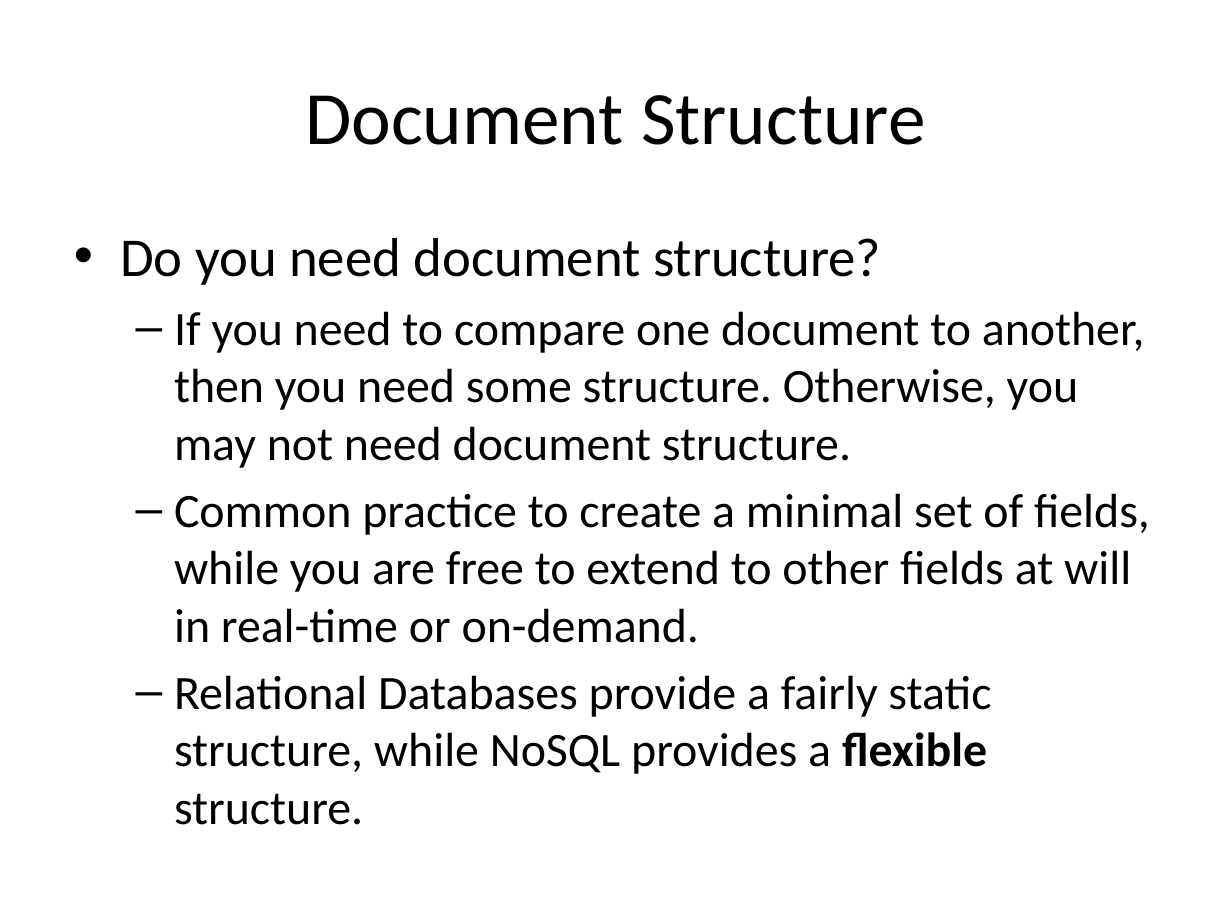
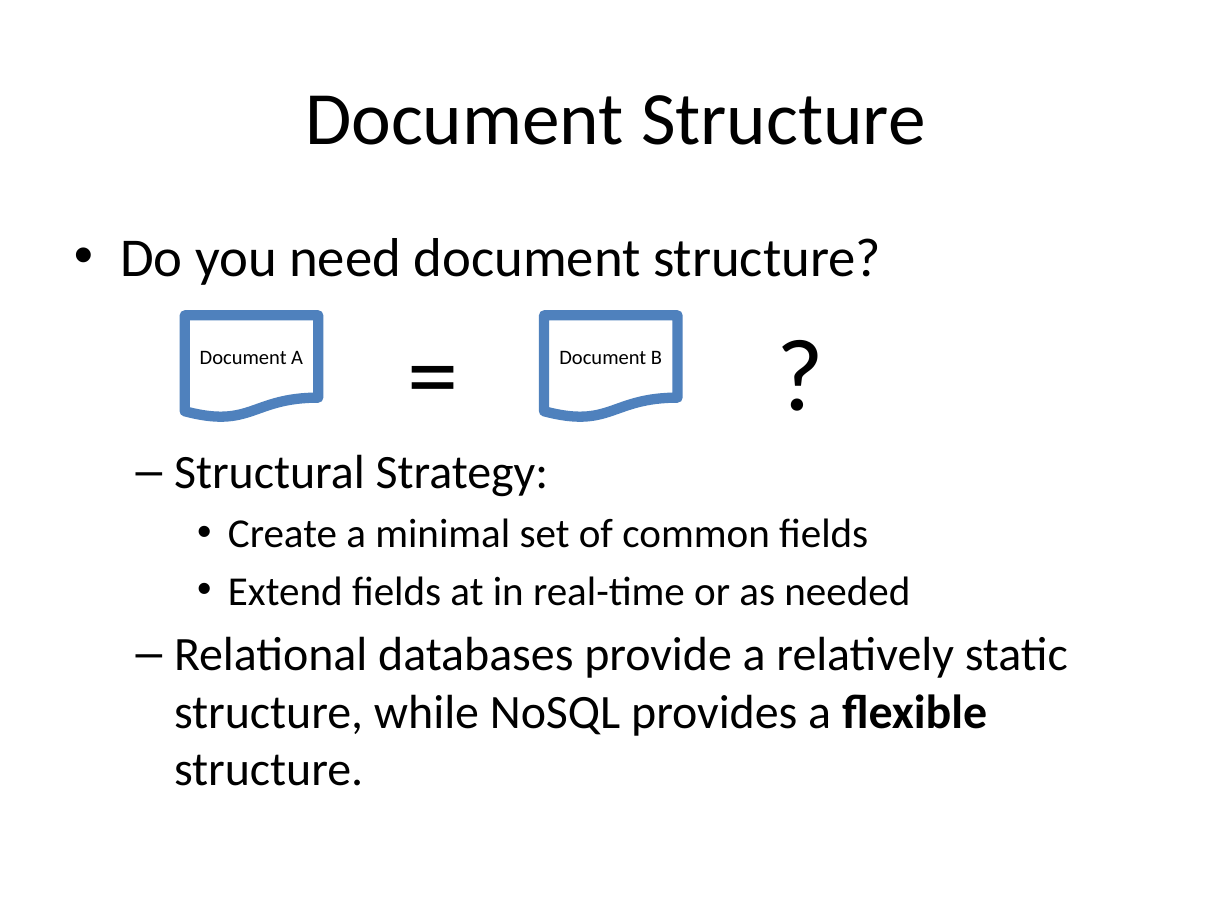
Before and after one commit to UUDeCART/NoSQL, a slide deck: slide 12 of NoSQL.pptx (slide 11 before the commit). Drawn at 1232x924 pixels with LibreOffice and Linux fonts; fonts in the diff are those of the drawing. Boxes give left, top, right and bottom in pixels: in the first picture for what was removed or moved away, otherwise in the second. Text is boxed around its words. In the diff, an @@ line names an element or a change of style, - is before the commit and + after.

Commit message:
Revised NoSQL Powerpoint

```diff
--- a/NoSQL.pptx
+++ b/NoSQL.pptx
@@ flow chart document added at (x1=185, y1=315, x2=318, y2=418), fill #FFFFFF, outline #4F81BD 6 pt, 12 pt, text #000000 @@
+Document A
@@ flow chart document added at (x1=545, y1=315, x2=678, y2=418), fill #FFFFFF, outline #4F81BD 6 pt, 12 pt, text #000000 @@
+Document B
@@ text at (x1=174, y1=454, x2=1068, y2=786): text changed @@
-  – If you need to compare one document to another, then you need some structure. Otherwise, you may not need document structure.
-  – Common practice to create a minimal set of fields, while you are free to extend to other fields at will in real-time or on-demand.
-  – Relational Databases provide a fairly static structure, while NoSQL provides a flexible structure.
+= ?
+  – Structural Strategy:
+    • Create a minimal set of common fields
+    • Extend fields at in real-time or as needed
+  – Relational databases provide a relatively static structure, while NoSQL provides a flexible structure.
```
Also in this commit, not shown: 9 other slides changed, 1 slide added.
